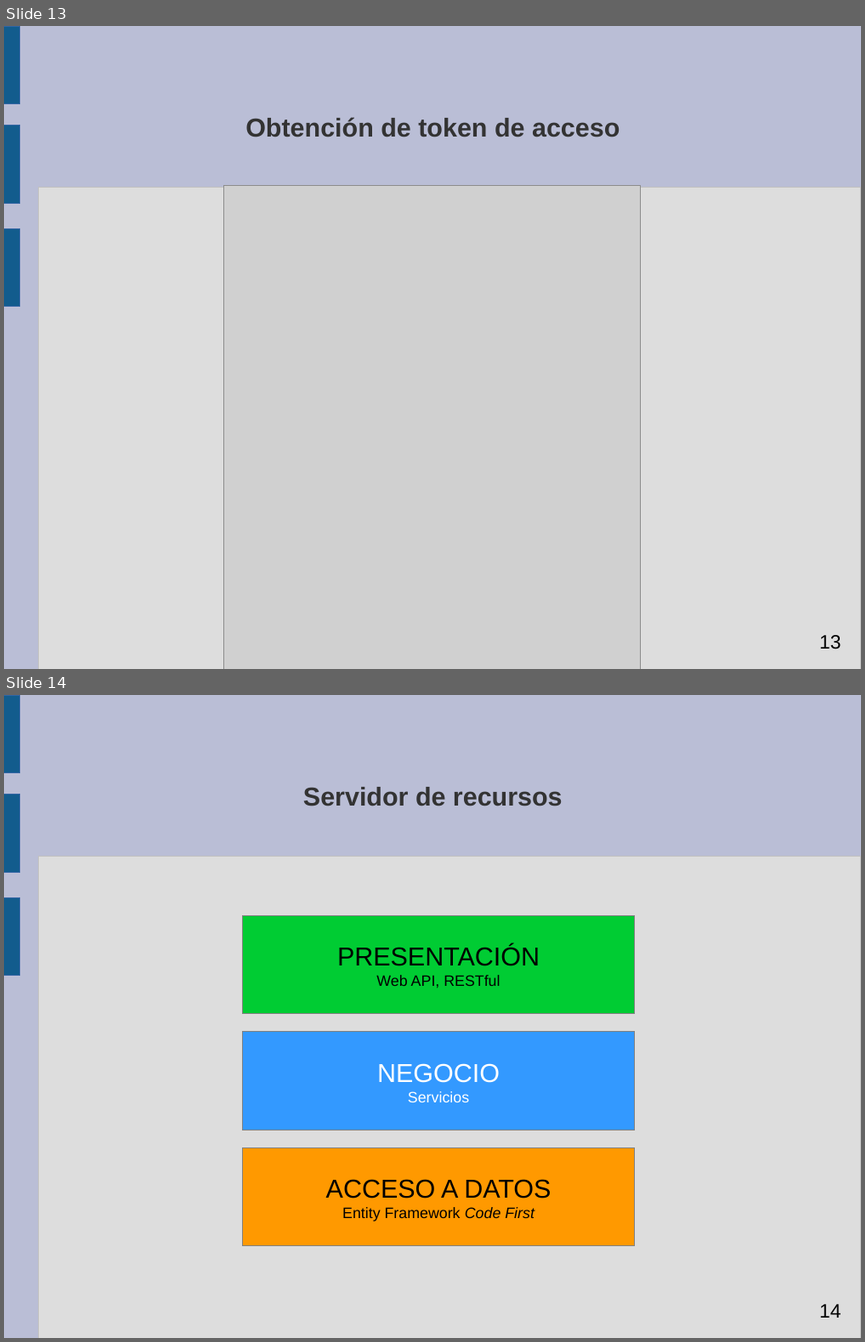
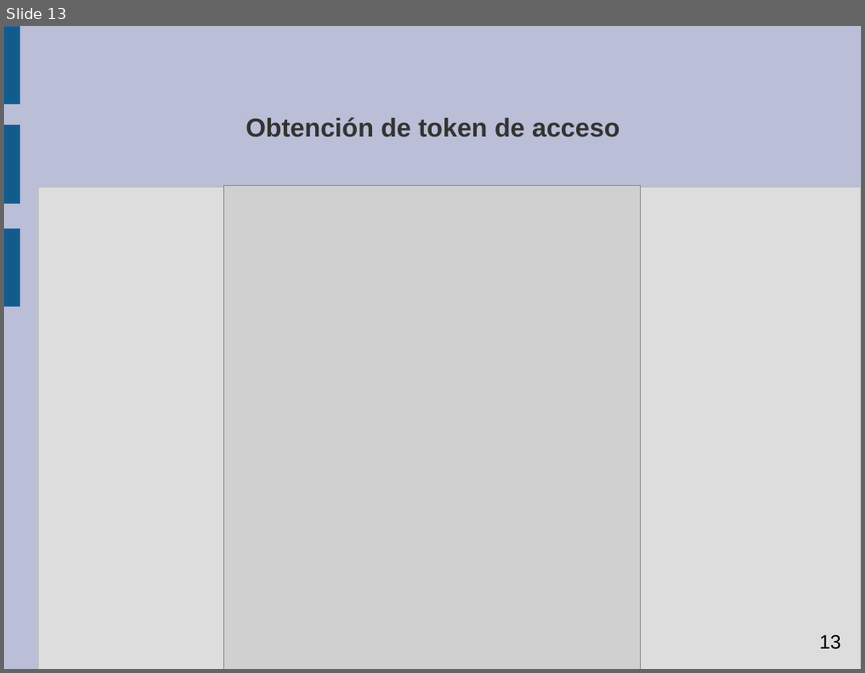
Before and after one commit to jumuro/OAuthServer, a slide deck: PFC/Doc/Presentación/Presentación.odp. Shown one above the other, each under a label of ours: slides 13 and 14 before the commit, slide 13 after it. The pictures are 865x1342 and 865x673 pixels, drawn with LibreOffice and Linux fonts; fonts in the diff are those of the drawing; grey boxes stand for pictures. Boxes give left, top, right and bottom in pixels: in the first picture for what was removed or moved away, otherwise in the second. Text is boxed around its words. In the diff, an @@ line names an element or a change of style, - is before the commit and + after.

```diff
--- a/PFC/Doc/Presentación/Presentación.odp
+++ b/PFC/Doc/Presentación/Presentación.odp
@@ slide 14 removed at bbox=[4, 695, 861, 1338], background #BABED6; not listed: 4 template elements that a slide beside it also shows @@
@@ title removed at bbox=[303, 787, 562, 806] @@
-Servidor de recursos
@@ rectangle removed at bbox=[243, 915, 635, 1013] @@
-PRESENTACIÓN
-Web API, RESTful
@@ rectangle removed at bbox=[243, 1032, 635, 1129] @@
-NEGOCIO
-Servicios
@@ rectangle removed at bbox=[243, 1148, 635, 1247] @@
-ACCESO A DATOS
-Entity Framework Code First
@@ page number removed at bbox=[819, 1304, 840, 1317] @@
-14
```
Also in this commit, not shown: 1 slide changed, 1 slide added, 1 other slide removed, 1 other file.
